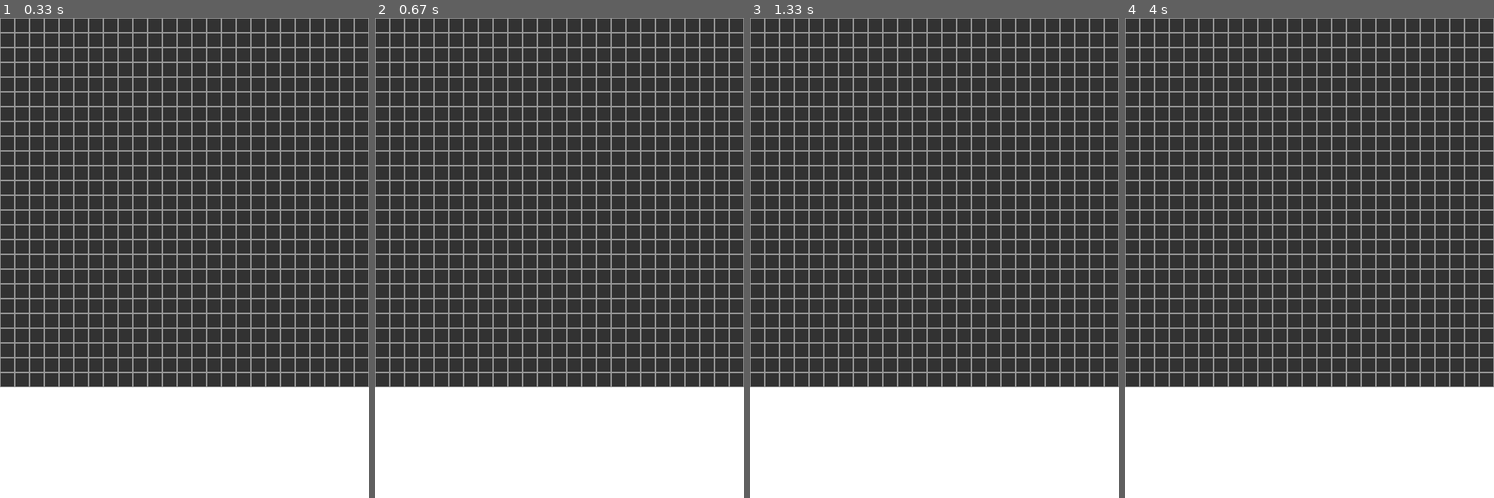
Above: before the commit, frames 1-4 (left to right).
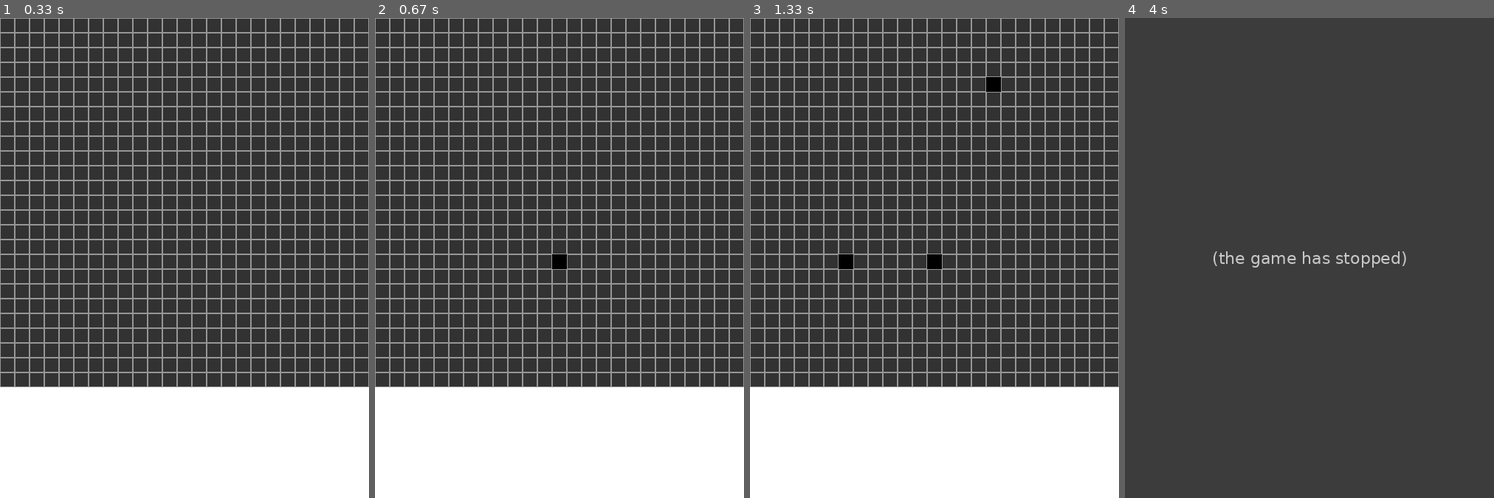
Above: after the commit, the same moments.

Repository: abstralexis/pygame-minesweeper
Game: pygame game, started from main.py
Two runs of this game, one before a commit and one after it. Both use one fixed random seed, a clock stepped at 60 frames per second and the inputs below.
Inputs (mouse positions are in pixels of both pictures, inside the frame that each line leads up to):
- Up to frame 1 (0.33 s): no input
- Up to frame 2 (0.67 s): click (559, 258) at 0.42 s
- Up to frame 3 (1.33 s): click (845, 262) at 0.78 s; click (989, 90) at 1.15 s
- Up to frame 4 (4 s): click (1316, 94) at 1.52 s; click (1313, 310) at 1.88 s; click (1405, 334) at 2.25 s; click (1169, 152) at 2.62 s

Frame 1 is identical in both runs. In frame 2, 0.1% of the frame differs, in the area x 48-52%, y 49-53%; in frame 3, 0.4%; in frame 4, 38%, in the area x 0-100%, y 0-100%.
After the commit the program exited at 3.67 s; later frames show no game.

Commit message:
Add random mine generation, grid clicking, and exit on bomb left click

Diff:
--- a/main.py
+++ b/main.py
@@ -1,3 +1,4 @@
+from math import floor
 import pygame
 from random import randint
 import sys
@@ -20,7 +21,7 @@
 
 BLOCKSIZE = 20
 
-GRID_HEIGHT = 500
+GRID_HEIGHT_PX = 500
 WIDTH = 500
 HEIGHT = 650
 SCREEN_SIZE = (WIDTH, HEIGHT)
@@ -48,23 +49,65 @@
     pygame.draw.rect(WIN, DARK_GREY, grid_rect)
 
     for x in range(WIDTH // BLOCKSIZE):
-        for y in range(GRID_HEIGHT // BLOCKSIZE):
+        for y in range(GRID_HEIGHT_PX // BLOCKSIZE):
             rect = pygame.Rect(x*BLOCKSIZE, y*BLOCKSIZE,
                                BLOCKSIZE, BLOCKSIZE)
             pygame.draw.rect(WIN, LIGHT_GREY, rect, 1)
+
+
+def get_mines(number_of_mines) -> list:
+    """
+    Returns a list with coordinates of number_of_mines mines.
+    """
+    grid_width = WIDTH // BLOCKSIZE
+    grid_height = GRID_HEIGHT_PX // BLOCKSIZE
+
+    mine_coords = []
+
+    for i in range(number_of_mines):
+        rand_x = randint(0, grid_width) * 20
+        rand_y = randint(0, grid_height) * 20
+        mine_coords.append((rand_x, rand_y))
+
+    return mine_coords
 
 
 def main() -> None:
     """
     Main game method
     """
+    NUM_MINES = 100
+    MINES = get_mines(NUM_MINES)
+
+    pressed = []
+
     while True:
         for event in pygame.event.get():
             if event.type == pygame.QUIT:
                 pygame.quit()
                 sys.exit()
 
+            elif event.type == pygame.MOUSEBUTTONDOWN:
+                if event.button == 1: # Left click
+                    mouse_x, mouse_y = pygame.mouse.get_pos()
+                    floor_x = floor(mouse_x / BLOCKSIZE) * BLOCKSIZE
+                    floor_y = floor(mouse_y / BLOCKSIZE) * BLOCKSIZE
+                    mouse_grid_pos = (floor_x, floor_y)
+
+                    if mouse_grid_pos in MINES:
+                        print("BOOM!")          # Testing message
+                        pygame.time.wait(1000)  # Wait 1s
+                        pygame.quit()
+                        sys.exit()
+                    else:
+                        click_rect = pygame.Rect(
+                            mouse_grid_pos, (BLOCKSIZE, BLOCKSIZE)
+                            )
+                        pressed.append(click_rect)
+
         draw_grid()
+        for pressed_rect in pressed:
+            pygame.draw.rect(WIN, BLACK, pressed_rect)
         pygame.display.update()
         clock.tick(12)
 
